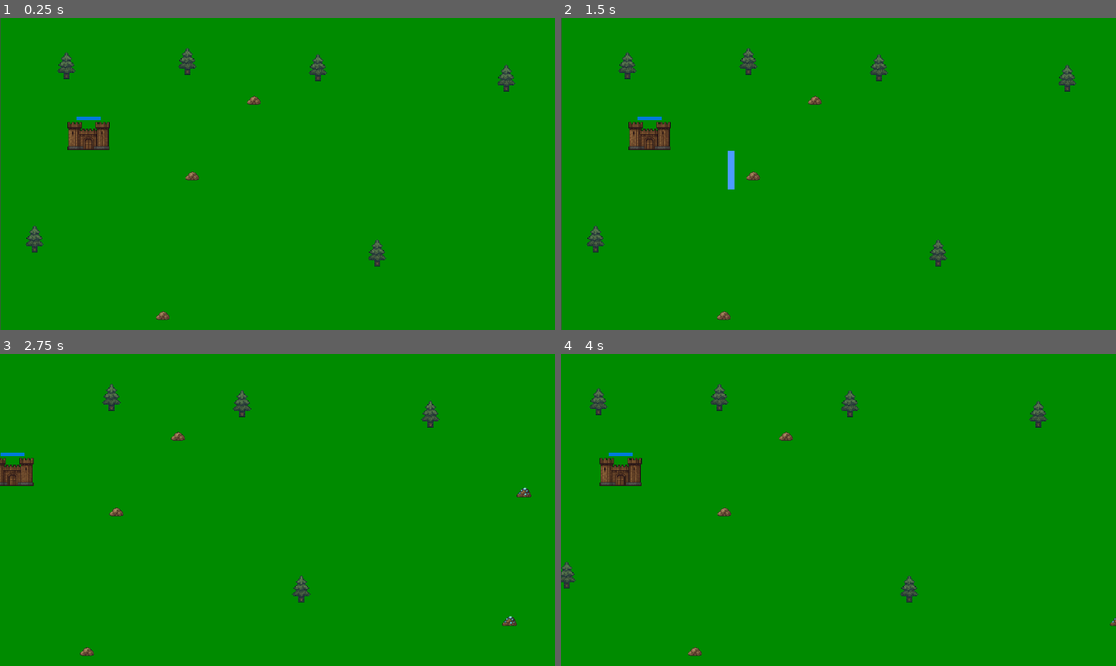
Above: before the commit, frames 1-4 (two rows, left to right).
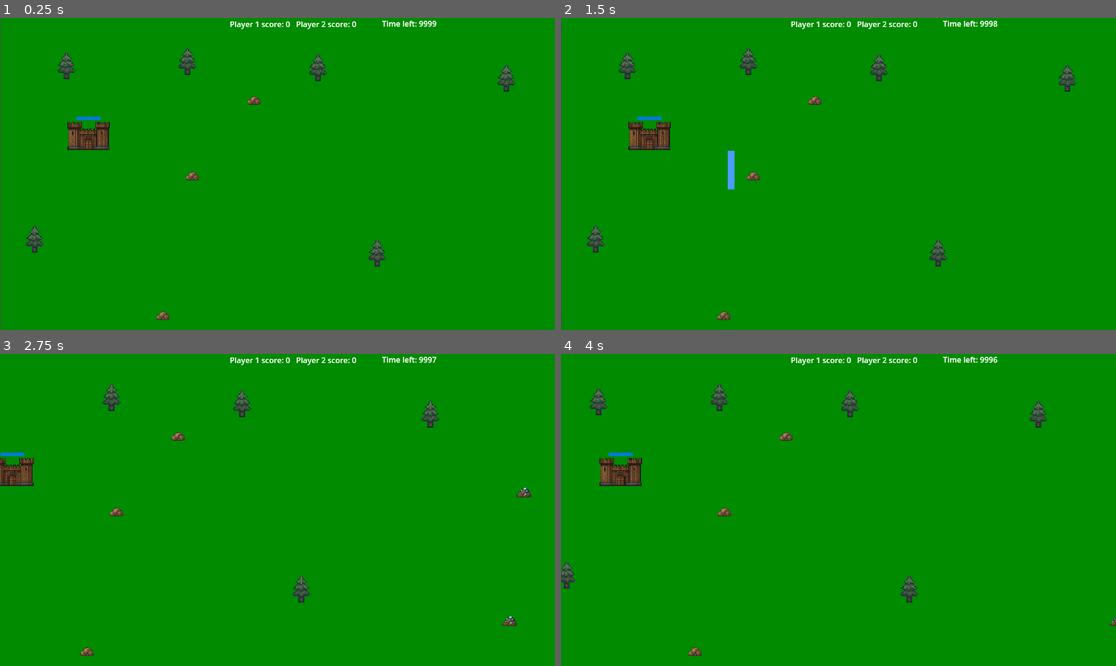
Above: after the commit, the same moments.

Repository: vili-00/rts-peli
Game: Godot game, scene res://world.tscn
The game is run twice, just before and just after one commit, with the same random seed, the same clock (stepped at 60 frames per second) and the same inputs. This scene is started directly instead of the project's main scene.
Inputs (mouse positions are in pixels of both pictures, inside the frame that each line leads up to):
- Up to frame 1 (0.25 s): no input
- Up to frame 2 (1.5 s): tap Enter at 0.5 s; drag from (649, 142) to (749, 74) at 0.52 s; drag from (727, 189) to (749, 74) at 1.27 s
- Up to frame 3 (2.75 s): move the mouse to (333, 441) at 2.02 s; press the mouse at (333, 441) at 2.03 s; hold Right (Ui_Right) from 2.03 s (still down)
- Up to frame 4 (4 s): release Right (Ui_Right) at 2.75 s; release the mouse at (894, 441) at 2.75 s; drag from (810, 572) to (993, 425) at 2.77 s; move the mouse to (1005, 556) at 3.52 s; press the mouse at (1005, 556) at 3.53 s; hold Left (Ui_Left) from 3.53 s (still down)

The runs differ from the first frame. In frame 1, 0.3% of the frame differs, in the area x 41-79%, y 0-4%; in frame 2, 0.3%; in frame 3, 0.3%; in frame 4, 0.3%.

Commit message:
score ja ajastin UI

Diff:
--- a/player.gd
+++ b/player.gd
@@ -7,8 +7,11 @@
 @onready var label2 = $UI/Label6
 @onready var label3 = $UI/Label7
 @onready var label4 = $UI/Label8
+@onready var label5 = $UI/Label9
+@onready var label6 = $UI/Label10
 
-
+var time_left = 10000# seconds remaining
+var countdown_timer : Timer
 # Called when the node enters the scene tree for the first time.
 func _ready():
 	get_units()
@@ -38,6 +41,7 @@
 		label4.hide()
 		$UI/SpawnMenu.hide()
 		$UI/building_SpawnMenu.hide()
+
 # Called every frame. 'delta' is the elapsed time since the previous frame.
 func _process(delta):
 	if Game.players.has(id):
@@ -45,6 +49,14 @@
 		label .text = "Wood:  %d" % p["wood"]
 		label2.text = "Stone: %d" % p["stone"]
 		label3.text = "Metal: %d" % p["metal"]
+			# count each group
+	var count0 = get_tree().get_nodes_in_group("units0").size()
+	var count1 = get_tree().get_nodes_in_group("units1").size()
+	# show both in Label5
+	label5.text = "Player 1 score: %d   Player 2 score: %d" % [count0, count1]
+	time_left -= delta
+	label6.text = "Time left: %d " % time_left
+
 
 func _on_spawn_requested(unit_type: String):
 	var spawn_pos = 0
--- a/player.tscn
+++ b/player.tscn
@@ -36,7 +36,17 @@
 offset_bottom = 23.0
 
 [node name="Label8" type="Label" parent="UI"]
-visible = false
 offset_left = 300.0
 offset_right = 340.0
 offset_bottom = 23.0
+
+[node name="Label9" type="Label" parent="UI"]
+offset_left = 477.0
+offset_top = 1.0
+offset_right = 517.0
+offset_bottom = 24.0
+
+[node name="Label10" type="Label" parent="UI"]
+offset_left = 793.0
+offset_right = 833.0
+offset_bottom = 23.0
